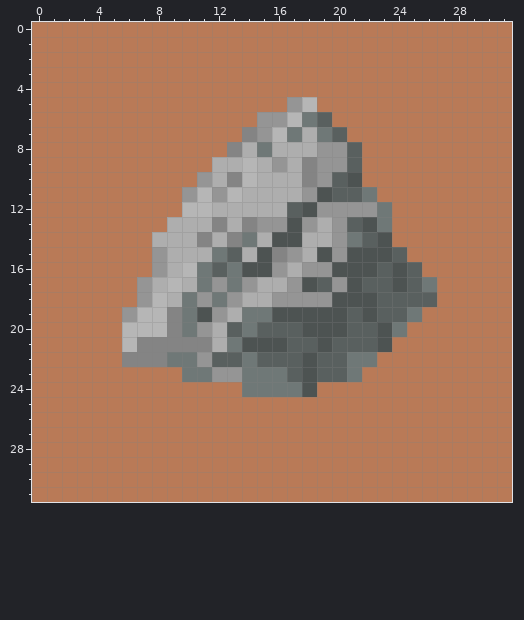
Two versions of one pixel-art sprite, res/Mountain.png. The first picture shows the starting point.
The file is 32x32 pixels. Colours within 5 levels of each other are drawn and written as one.
The same view after the edit:
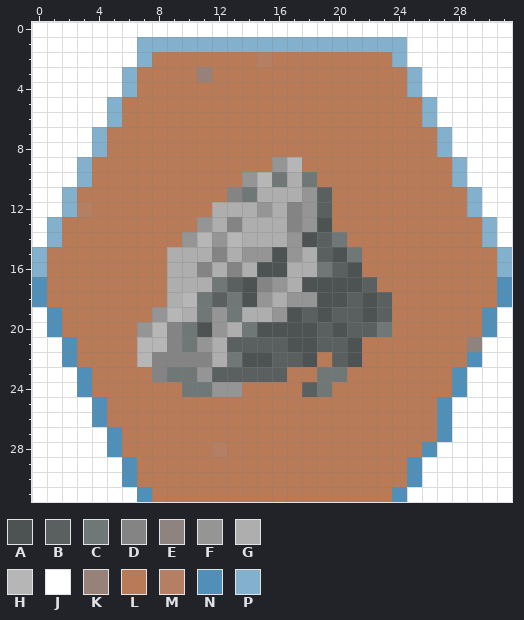
Palette (. is transparent): A #4d5352  B #59605f  C #6f7877  D #848484  E #8f837f  F #959595  G #aeaeae  H #b6b6b6  J #ffffff  K #968278  L #b97a57  M #b47f62  N #5090b8  P #83b0cd
Change:
@@ x 0..31 @@
- 0 LLLLLLLLLLLLLLLLLLLLLLLLLLLLLLLL
- 1 LLLLLLLLLLLLLLLLLLLLLLLLLLLLLLLL
- 2 LLLLLLLLLLLLLLLLLLLLLLLLLLLLLLLL
- 3 LLLLLLLLLLLLLLLLLLLLLLLLLLLLLLLL
- 4 LLLLLLLLLLLLLLLLLLLLLLLLLLLLLLLL
- 5 LLLLLLLLLLLLLLLLLFHLLLLLLLLLLLLL
- 6 LLLLLLLLLLLLLLLFFHCBLLLLLLLLLLLL
- 7 LLLLLLLLLLLLLLDFHCGCBLLLLLLLLLLL
- 8 LLLLLLLLLLLLLDGCGGGFFBLLLLLLLLLL
- 9 LLLLLLLLLLLLGGHGFGDFFBLLLLLLLLLL
-10 LLLLLLLLLLLFGDHGGGDFBALLLLLLLLLL
-11 LLLLLLLLLLFHFHGGGGFABBCLLLLLLLLL
-12 LLLLLLLLLLHHGGGGGBAFFFFCLLLLLLLL
-13 LLLLLLLLLGGGDGDFFAFGFBACLLLLLLLL
-14 LLLLLLLLGGGDGDCGAAGGFCBALLLLLLLL
-15 LLLLLLLLFGGGCBGADFGAFAAABLLLLLLL
-16 LLLLLLLLFGHCBCAAFGFFAAABABLLLLLL
-17 LLLLLLLFGHGCFCFGGFABFABBABCLLLLL
-18 LLLLLLLFHGCFCFGGFFFFAAABBBBLLLLL
-19 LLLLLLFHHDCAFGCCAAAAABABBCLLLLLL
-20 LLLLLLHHHDCFGBCBBBAAABBACLLLLLLL
-21 LLLLLLHDDDDDGCAAABBABBBALLLLLLLL
-22 LLLLLLDDDCCFBBCBBBABBCCLLLLLLLLL
-23 LLLLLLLLLLCCFFCCCBABBCLLLLLLLLLL
-24 LLLLLLLLLLLLLLCCCCALLLLLLLLLLLLL
-25 LLLLLLLLLLLLLLLLLLLLLLLLLLLLLLLL
-26 LLLLLLLLLLLLLLLLLLLLLLLLLLLLLLLL
-27 LLLLLLLLLLLLLLLLLLLLLLLLLLLLLLLL
-28 LLLLLLLLLLLLLLLLLLLLLLLLLLLLLLLL
-29 LLLLLLLLLLLLLLLLLLLLLLLLLLLLLLLL
-30 LLLLLLLLLLLLLLLLLLLLLLLLLLLLLLLL
-31 LLLLLLLLLLLLLLLLLLLLLLLLLLLLLLLL
+ 0 JJJJJJJJJJJJJJJJJJJJJJJJJJJJJJJJ
+ 1 JJJJJJJPPPPPPPPPPPPPPPPPPJJJJJJJ
+ 2 JJJJJJJPLLLLLLLMLLLLLLLLPJJJJJJJ
+ 3 JJJJJJPLLLLKLLLLLLLLLLLLLPJJJJJJ
+ 4 JJJJJJPLLLLLLLLLLLLLLLLLLPJJJJJJ
+ 5 JJJJJPLLLLLLLLLLLLLLLLLLLLPJJJJJ
+ 6 JJJJJPLLLLLLLLLLLLLLLLLLLLPJJJJJ
+ 7 JJJJPLLLLLLLLLLLLLLLLLLLLLLPJJJJ
+ 8 JJJJPLLLLLLLLLLLLLLLLLLLLLLPJJJJ
+ 9 JJJPLLLLLLLLLLLLFHLLLLLLLLLLPJJJ
+10 JJJPLLLLLLLLLLFHCGCLLLLLLLLLPJJJ
+11 JJPLLLLLLLLLLDCGGGFBLLLLLLLLLPJJ
+12 JJPMLLLLLLLLGGGFGDFBLLLLLLLLLPJJ
+13 JPLLLLLLLLLFGDGGGDFALLLLLLLLLLPJ
+14 JPLLLLLLLLFHFHGGGFABCLLLLLLLLLPJ
+15 PLLLLLLLLGGGDGFFAFGBACLLLLLLLLLP
+16 PLLLLLLLLGGDGDGAAGGCBALLLLLLLLLP
+17 NLLLLLLLLGGGCBADFGAAAABLLLLLLLLN
+18 NLLLLLLLLGHCBCAFGFFAABABLLLLLLLN
+19 JNLLLLLLFHGCFCGGFABABBABLLLLLLNJ
+20 JNLLLLLFHDCAFGCAAAABABBCLLLLLLNJ
+21 JJNLLLLHHDCFGBBBBAABBALLLLLLLEJJ
+22 JJNLLLLHDDDDGCAABBALBALLLLLLLNJJ
+23 JJJNLLLLDCCFBBBBBLLCCLLLLLLLNJJJ
+24 JJJNLLLLLLCCFFLLLLBCLLLLLLLLNJJJ
+25 JJJJNLLLLLLLLLLLLLLLLLLLLLLNJJJJ
+26 JJJJNLLLLLLLLLLLLLLLLLLLLLLNJJJJ
+27 JJJJJNLLLLLLLLLLLLLLLLLLLLLNJJJJ
+28 JJJJJNLLLLLLMLLLLLLLLLLLLLNJJJJJ
+29 JJJJJJNLLLLLLLLLLLLLLLLLLNJJJJJJ
+30 JJJJJJNLLLLLLLLLLLLLLLLLLNJJJJJJ
+31 JJJJJJJNLLLLLLLLLLLLLLLLNJJJJJJJ
Where, in picture pixels (left, top, right, bottom), the same in both pictures:
changed: (32, 22, 512, 502)
